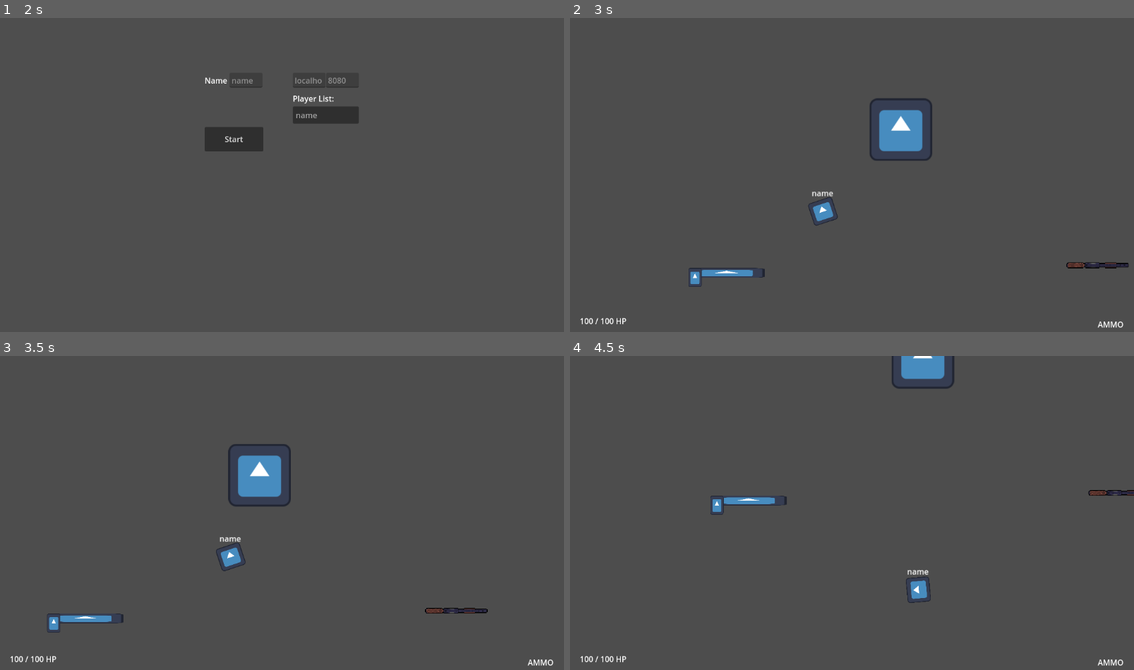
Above: before the commit, frames 1-4 (two rows, left to right).
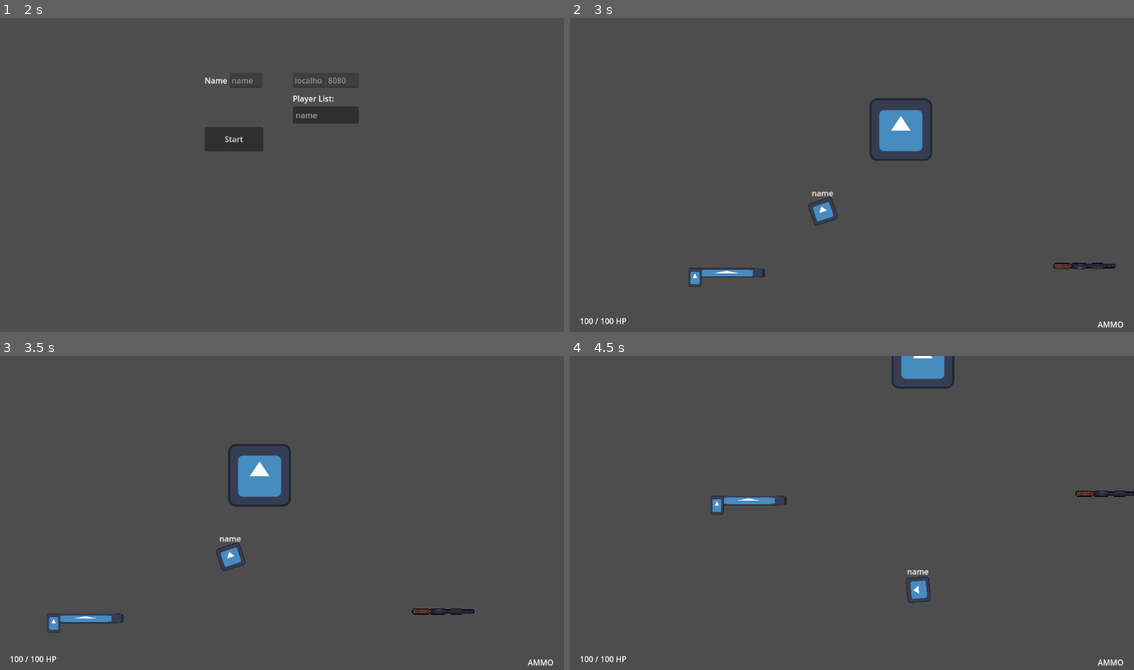
Above: after the commit, the same moments.

Repository: filipjaruska/mtds
Game: Godot game, scene res://nodes/menu/main.tscn
The game is run twice, just before and just after one commit, with the same random seed, the same clock (stepped at 60 frames per second) and the same inputs. The engine's default icon, where the game draws it, is replaced by a stand-in: a white triangle on a blue panel in a dark square.
Inputs (mouse positions are in pixels of both pictures, inside the frame that each line leads up to):
- Up to frame 1 (2 s): click "Start" at 0.5 s; click "Host" at 1.25 s
- Up to frame 2 (3 s): click "Start" at 2 s; tap Enter at 2.75 s; move the mouse to (976, 159) at 2.77 s; press the mouse at (976, 159) at 2.78 s; hold Right (ui_right) from 2.78 s (still down)
- Up to frame 3 (3.5 s): keep holding Right (ui_right)
- Up to frame 4 (4.5 s): move the mouse to (739, 528) at 3.52 s; release Right (ui_right) at 3.53 s; release the mouse at (739, 528) at 3.53 s; hold Down (ui_down) 3.53-4.28 s; tap Shift (Dash) at 3.6 s; click (739, 528) at 3.8 s; move the mouse to (908, 443) at 4.27 s; press the mouse at (908, 443) at 4.28 s; hold Right (ui_right) from 4.28 s (still down); tap E (interact) at 4.35 s

Frame 1 is identical in both runs. In frame 2, 0.2% of the frame differs, in the area x 85-100%, y 77-80%; in frame 3, 0.2%, in the area x 72-87%, y 80-83%; in frame 4, 0.2%.

Commit message:
Muzzle Flash mechanics

Diff:
--- /dev/null
+++ b/nodes/scenes/muzzle_flash.tscn
@@ -0,0 +1,38 @@
+[gd_scene load_steps=5 format=3 uid="uid://bn5g08yckfc3c"]
+
+[ext_resource type="Script" path="res://scripts/weapons/muzzle_flash.gd" id="1_e1ww1"]
+
+[sub_resource type="Curve" id="Curve_jyflo"]
+_data = [Vector2(0.011236, 0.802198), 0.0, 0.0, 0, 0, Vector2(1, 0.340659), 0.0, 0.0, 0, 0]
+point_count = 2
+
+[sub_resource type="Gradient" id="Gradient_dordw"]
+offsets = PackedFloat32Array(0.186667, 0.6, 0.833333, 1)
+colors = PackedColorArray(1, 1, 1, 1, 0.882353, 0.756863, 0.14902, 1, 0.90303, 0.481165, 0.10307, 1, 0.984314, 0.203922, 0.0117647, 1)
+
+[sub_resource type="Gradient" id="Gradient_uh8if"]
+offsets = PackedFloat32Array(0.22, 1)
+colors = PackedColorArray(0.835294, 0.556863, 0.0862745, 1, 1, 1, 1, 1)
+
+[node name="muzzle_flash" type="CPUParticles2D"]
+top_level = true
+scale = Vector2(1.5, 1.5)
+emitting = false
+amount = 100
+lifetime = 0.3
+one_shot = true
+explosiveness = 1.0
+spread = 30.0
+gravity = Vector2(0, 0)
+initial_velocity_min = 30.31
+initial_velocity_max = 80.8
+damping_min = 49.495
+damping_max = 100.0
+scale_amount_min = 2.0
+scale_amount_max = 4.0
+scale_amount_curve = SubResource("Curve_jyflo")
+color_ramp = SubResource("Gradient_dordw")
+color_initial_ramp = SubResource("Gradient_uh8if")
+script = ExtResource("1_e1ww1")
+
+[connection signal="finished" from="." to="." method="_on_finished"]
--- a/nodes/weapons/pistol.tscn
+++ b/nodes/weapons/pistol.tscn
@@ -16,3 +16,6 @@
 position = Vector2(-64.5, 9.5)
 scale = Vector2(0.210938, 0.304688)
 texture = ExtResource("2_1crjf")
+
+[node name="Muzzle" type="Marker2D" parent="."]
+position = Vector2(79, -1)
--- a/nodes/weapons/shotgun.tscn
+++ b/nodes/weapons/shotgun.tscn
@@ -4,8 +4,25 @@
 [ext_resource type="PackedScene" uid="uid://xcnabvtbwikx" path="res://nodes/weapons/bullet.tscn" id="2_3ha8g"]
 [ext_resource type="Texture2D" uid="uid://21i542wshh3o" path="res://assets/guns/shotgun/Shotgun.base.png" id="3_k83dr"]
 
+[sub_resource type="Animation" id="Animation_tor5g"]
+resource_name = "Shooting"
+length = 1.1
+tracks/0/type = "value"
+tracks/0/imported = false
+tracks/0/enabled = true
+tracks/0/path = NodePath("Sprite2D:frame")
+tracks/0/interp = 1
+tracks/0/loop_wrap = true
+tracks/0/keys = {
+"times": PackedFloat32Array(0, 0.0503902, 0.10039, 0.15, 0.2, 0.25, 0.3, 0.35, 0.45, 0.55, 0.6, 0.65, 0.7, 0.8, 0.85, 0.95),
+"transitions": PackedFloat32Array(1, 1, 1, 1, 1, 1, 1, 1, 1, 1, 1, 1, 1, 1, 1, 1),
+"update": 1,
+"values": [1, 2, 3, 4, 5, 6, 7, 8, 9, 10, 11, 12, 13, 14, 15, 15]
+}
+
 [sub_resource type="Animation" id="Animation_3aled"]
 resource_name = "Idle"
+length = 0.1
 tracks/0/type = "value"
 tracks/0/imported = false
 tracks/0/enabled = true
@@ -16,22 +33,7 @@
 "times": PackedFloat32Array(0),
 "transitions": PackedFloat32Array(1),
 "update": 1,
-"values": [0]
-}
-
-[sub_resource type="Animation" id="Animation_tor5g"]
-resource_name = "Shooting"
-tracks/0/type = "value"
-tracks/0/imported = false
-tracks/0/enabled = true
-tracks/0/path = NodePath("Sprite2D:frame")
-tracks/0/interp = 1
-tracks/0/loop_wrap = true
-tracks/0/keys = {
-"times": PackedFloat32Array(0, 0.0503902, 0.10039, 0.15, 0.2, 0.25, 0.3, 0.35, 0.45, 0.55, 0.6, 0.65, 0.7, 0.8, 0.85, 0.95, 2.6),
-"transitions": PackedFloat32Array(1, 1, 1, 1, 1, 1, 1, 1, 1, 1, 1, 1, 1, 1, 1, 1, 1),
-"update": 1,
-"values": [1, 2, 3, 4, 5, 6, 7, 8, 9, 10, 11, 12, 13, 14, 15, 15, 0]
+"values": [15]
 }
 
 [sub_resource type="AnimationLibrary" id="AnimationLibrary_vod60"]
@@ -49,11 +51,15 @@
 position = Vector2(40, -10)
 scale = Vector2(1.5, 1.5)
 texture = ExtResource("3_k83dr")
-hframes = 16
+hframes = 18
+frame = 15
 
 [node name="AnimationPlayer" type="AnimationPlayer" parent="."]
 libraries = {
 "": SubResource("AnimationLibrary_vod60")
 }
 
+[node name="Muzzle" type="Marker2D" parent="."]
+position = Vector2(78, -10)
+
 [connection signal="animation_finished" from="AnimationPlayer" to="." method="_on_animation_player_animation_finished"]
--- /dev/null
+++ b/scripts/weapons/muzzle_flash.gd
@@ -0,0 +1,8 @@
+extends CPUParticles2D
+
+
+func _ready():
+	emitting = true
+
+func _on_finished():
+	queue_free()
--- a/scripts/weapons/pistol.gd
+++ b/scripts/weapons/pistol.gd
@@ -10,6 +10,7 @@
 	fire_rate = 3
 	slowness = 20.0
 	slowness_duration = 300.0
+	muzzle = $Muzzle
 
 func _shoot_bullet():
 	var bullet: Area2D = bullet_scene.instantiate()
--- a/scripts/weapons/ranged_weapon.gd
+++ b/scripts/weapons/ranged_weapon.gd
@@ -10,6 +10,8 @@
 @export var animation_player: AnimationPlayer
 @export var shooting_animation: String
 @export var idle_animation: String
+@onready var muzzle_flash = preload("res://nodes/scenes/muzzle_flash.tscn")
+@export var muzzle = Marker2D
 
 var last_shot_time: float = 0.0
 
@@ -19,11 +21,14 @@
 func shoot():
 	if Time.get_ticks_msec() - last_shot_time >= 1000 / fire_rate:
 		if AMMO > 0:
-			animation_player.play(shooting_animation)
+			#animation_player.play(shooting_animation)
 			_shoot_bullet()
 			rpc("network_shoot")
 			last_shot_time = Time.get_ticks_msec()
 			AMMO -= 1
+			var muzzle_flash_instance = muzzle_flash.instantiate()
+			muzzle_flash_instance.global_position = muzzle.global_position
+			add_child(muzzle_flash_instance)
 @rpc("any_peer")
 
 func network_shoot():
--- a/scripts/weapons/shotgun.gd
+++ b/scripts/weapons/shotgun.gd
@@ -9,10 +9,11 @@
 	set_ammo_and_max_ammo(ammo, max_ammo)
 	slowness = 40.0
 	slowness_duration = 400.0
-	fire_rate = 1
+	fire_rate = 0.85
 	animation_player = $AnimationPlayer
 	shooting_animation = "Shooting"
 	idle_animation = "Idle"
+	muzzle = $Muzzle
 func _shoot_bullet():
 
 	for i in range(pellets):
Binary file changed: assets/guns/shotgun/Shotgun.base.png
